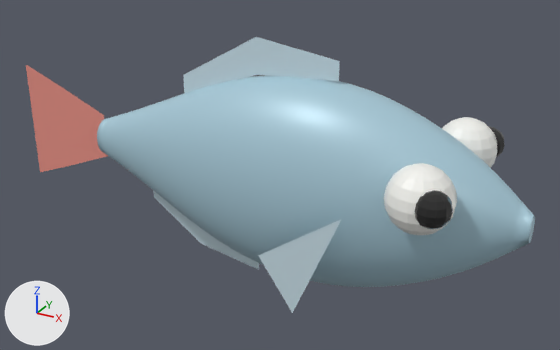
A saved change to the glTF model public/models/fish/neon.glb.
Camera for both pictures: a camera (50 mm lens) standing at (0.313, -0.504, 0.244) and looking at (0.03, 0.01, -0.013). The lights are fixed; the arrows at lower left show +X, +Y and +Z. The first picture is the older version. Where no turn or scale is listed for an object, it has been applied to the vertices. Vertices at exactly the same position are counted once.

The scene before the commit, as lines of its bpy script (objects in view):
```python
mat_neon_body_mat = principled_material('neon_body_mat')
mat_neon_body_mat.base_color = (0.4, 0.6, 0.7)  # blue #aacbda
mat_neon_body_mat.metallic = 0.08
mat_neon_body_mat.roughness = 0.42
me_neon_body = bpy.data.meshes.new('neon_body')
me_neon_body.from_pydata(...)  # 3266 vertices, 6528 faces; spans x -0.18..0.2, y -0.055..0.055, z -0.084..0.084
me_neon_body.materials.append(mat_neon_body_mat)  # blue #aacbda
me_neon_dorsal = bpy.data.meshes.new('neon_dorsal')
me_neon_dorsal.from_pydata([(0.05, 0.0, 0.085), (0.05, 0.0, 0.1), (-0.02, 0.0, 0.08), (-0.02, 0.0, 0.11), (-0.09, 0.0, 0.05), (-0.09, 0.0, 0.07)], [], [(0, 1, 3), (0, 3, 2), (2, 3, 5), (2, 5, 4)])
me_neon_dorsal.materials.append(mat_neon_fin_mat)  # pale blue #cbe1ea
me_sphere_003 = bpy.data.meshes.new('Sphere.003')
me_sphere_003.from_pydata(...)  # a UV sphere (12 segments, 8 rings, poles along z) spanning x -0.013..0.013, y -0.013..0.013, z -0.013..0.013
me_sphere_003.materials.append(mat_neon_eye_mat)  # black #272727
ob_neon_body = bpy.data.objects.new('neon_body', me_neon_body)
ob_neon_body.location = (0.035, 0.0, -0.0073)
ob_neon_dorsal = bpy.data.objects.new('neon_dorsal', me_neon_dorsal)
ob_neon_dorsal.location = (0.035, 0.0, -0.0073)
ob_neon_eye_r = bpy.data.objects.new('neon_eye_R', me_sphere_003)
ob_neon_eye_r.location = (0.183, -0.066, 0.0247)
# also in view: 'neon_anal' at (-0.04, 0.0, -0.07); 'neon_tail' at (-0.19, 0.0, -0.007); 'neon_eyew_L' at (0.17, 0.052, 0.023); 'neon_pec_R' at (0.091, -0.075, -0.036); 'neon_eyew_R' at (0.17, -0.052, 0.023)
```
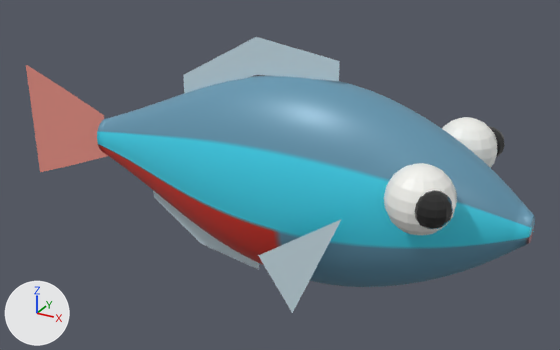
What differs and where, as boxes (x1, y1, x2, y2) in the pictures (560 x 350 px):
'neon_body', surface changed
    both: (97, 75, 535, 287)

Edits to the bpy script that builds the scene:
```text
Add img_neon_body_tex:
    img_neon_body_tex = load_image('neon_body_tex', '_unpacked/neon_body_tex', 128, 64, 'sRGB')
Change mat_neon_body_mat:
    remove mat_neon_body_mat.base_color = (0.4, 0.6, 0.7)  # blue #aacbda
    add mat_neon_body_mat.texture = img_neon_body_tex
Change me_neon_body:
    where me_neon_body.from_pydata(...)  # 3266 vertices, 6528 faces; spans x -0.18..0.2, y -0.055..0.055, z -0.084..0.084
    used by ob_neon_body; location = (0.035, 0.0, -0.0073)
    me_neon_body part 1: texture (UV) coordinates changed
```
